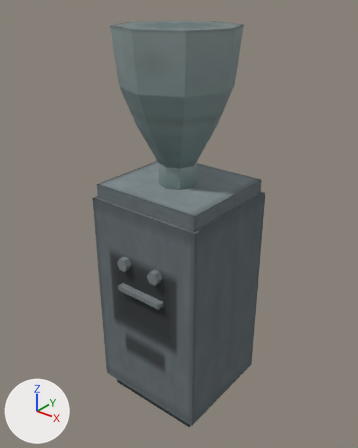
Two versions of the glTF model assets/props/models/water_cooler.glb, one commit apart.
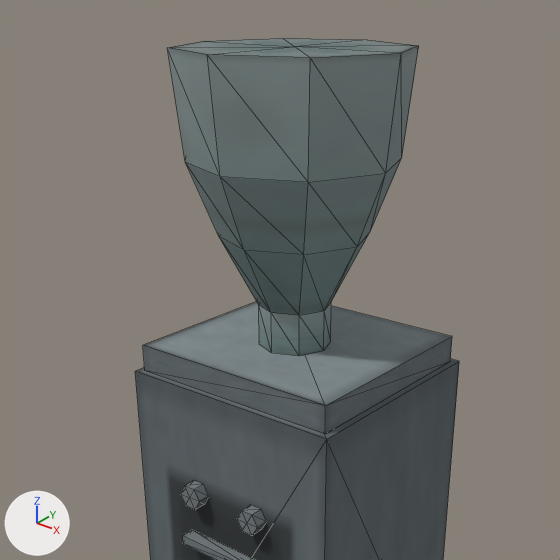
Each version appears first whole from a camera (50 mm lens) standing at (0.794, -0.987, 1.189) and looking at (-0.004, 0.01, 0.571), and next in a close-up on the part from 6% to 89% of the width and 0% to 67% of the height. Arrows for +X, +Y and +Z are at lower left; the lights stay in place. The first two pictures are the older version. The close-ups show mesh edges as thin lines. Vertices at exactly the same position are counted once.

In view in the first close-up: 'core_water_cooler'.
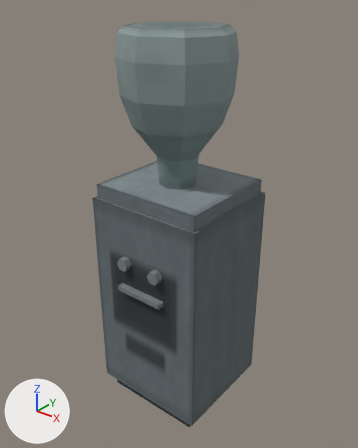
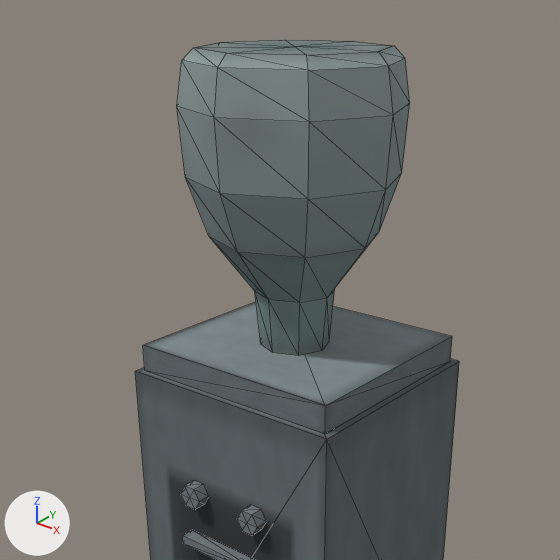
Diff of the bpy script that builds the scene:
```diff
--- a/assets/props/models/water_cooler.glb.py
+++ b/assets/props/models/water_cooler.glb.py
@@ me_core_water_cooler @@
 # used by ob_core_water_cooler; location = (0.0, 0.0, 0.0)
-me_core_water_cooler.from_pydata(...)  # 105 vertices, 160 faces; spans x -0.175..0.175, y -0.175..0.175, z 0.0..1.1
+me_core_water_cooler.from_pydata(...)  # 122 vertices, 184 faces; spans x -0.175..0.175, y -0.175..0.175, z 0.0..1.1
+# me_core_water_cooler part 1
+# 19 vertices are removed from x -0.052..0.052, y -0.052..0.052, z 0.7..0.76
+# 40 faces are deleted
+# 27 vertices move from x -0.16..0.16, y -0.16..0.16, z 0.86..1.1 to x -0.152..0.152, y -0.152..0.152, z 1.03..1.1
+# 36 vertices are added at x -0.146..0.146, y -0.146..0.146, z 0.7..0.94
+# 64 new faces join them
+# me_core_water_cooler part 2: 32 kept faces spanning x -0.152..0.152, y -0.152..0.152, z 1.03..1.1 get new texture (UV) coordinates
 me_core_water_cooler.materials.append(mat_core_water_cooler_mat)
```

Boxes (x1, y1, x2, y2) around the edits, measured in the close-ups (560 x 560 px):
'core_water_cooler', reshaped: before (135, 38, 459, 560); after (135, 40, 459, 560)
part 1 of me_core_water_cooler, built on: before (169, 38, 417, 356); after (177, 40, 410, 355)
part 2 of me_core_water_cooler, surface changed: before (167, 46, 419, 244); after (177, 46, 410, 122)
